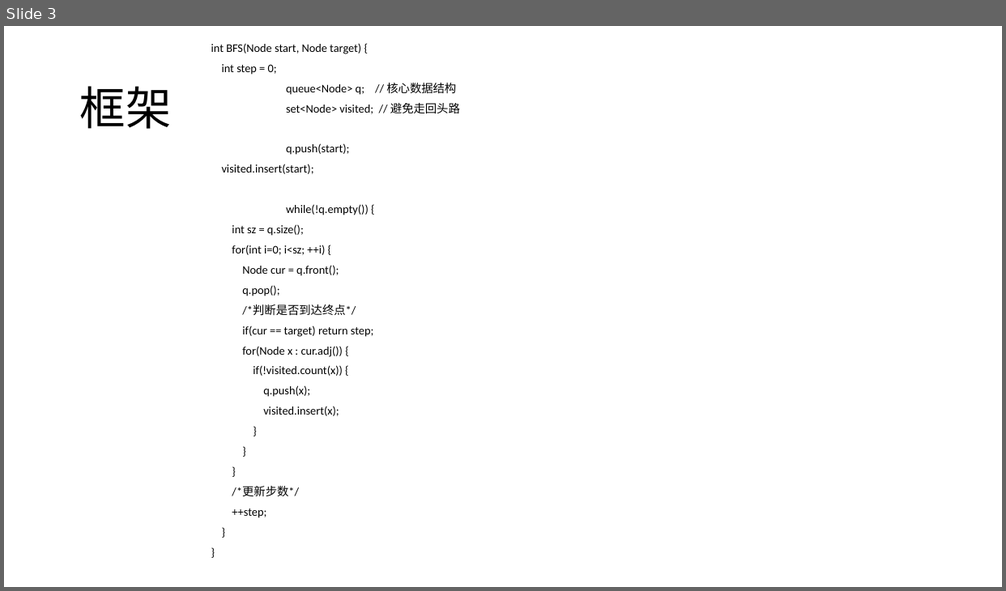
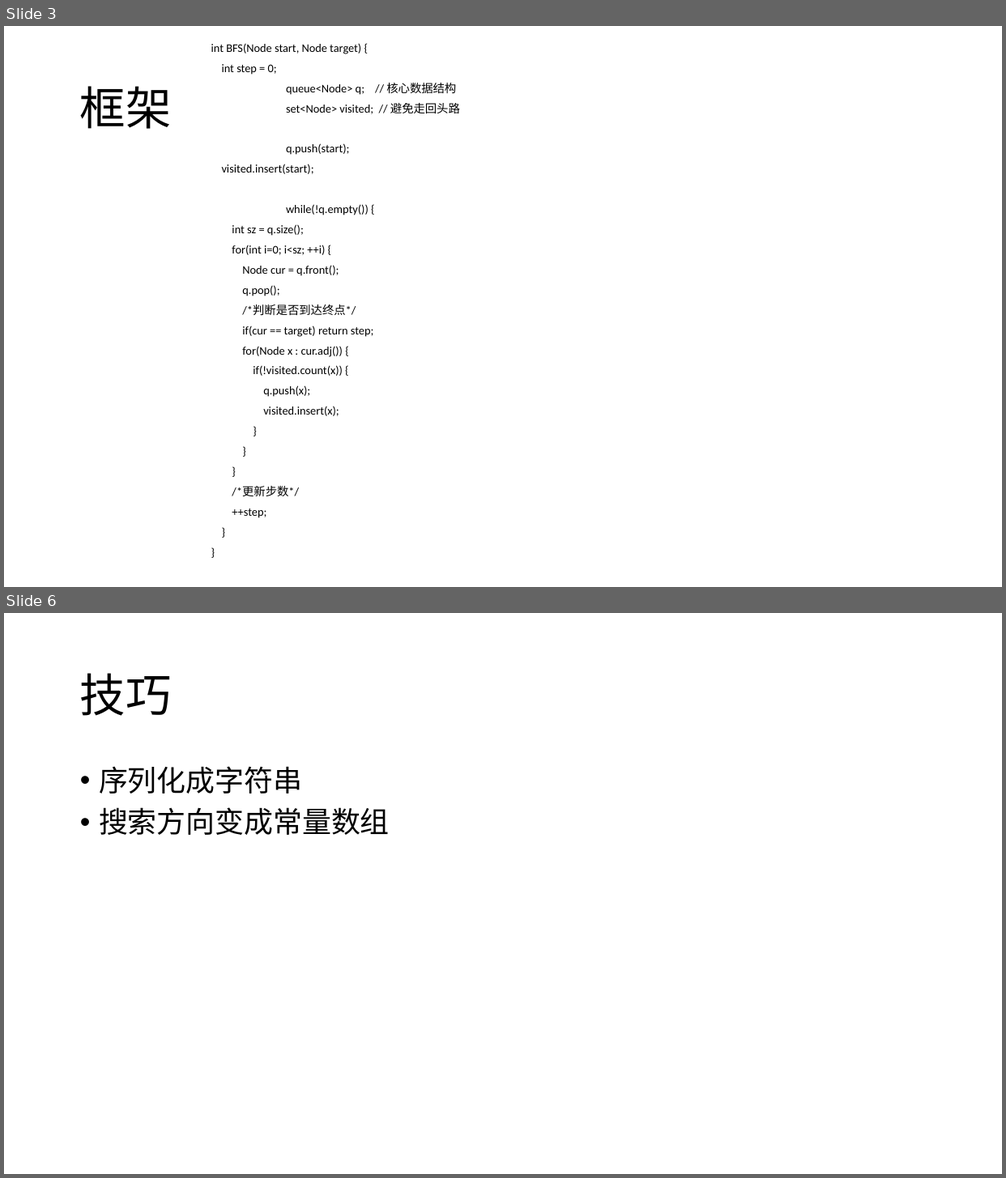
Before and after one commit to CR7dongfeng/my_leetcode, a slide deck: PPTs/BFS.pptx. Shown one above the other, each under a label of ours: slide 3 before the commit, slides 3 and 6 after it; the slides between them are not shown. The pictures are 1006x591 and 1006x1178 pixels, drawn with LibreOffice and Linux fonts; fonts in the diff are those of the drawing. Boxes give left, top, right and bottom in pixels: in the first picture for what was removed or moved away, otherwise in the second. Text is boxed around its words. In the diff, an @@ line names an element or a change of style, - is before the commit and + after.

```diff
--- a/PPTs/BFS.pptx
+++ b/PPTs/BFS.pptx
@@ slide 6 added at <box>4,613,1002,1174</box>, background #FFFFFF @@
@@ title added at <box>80,673,172,716</box>, 44 pt, text #000000 @@
+技巧
@@ text added at <box>99,766,390,835</box>, 28 pt, text #000000 @@
+• 序列化成字符串
+• 搜索方向变成常量数组
```
Also in this commit, not shown: 2 other slides added, 2 other files.
